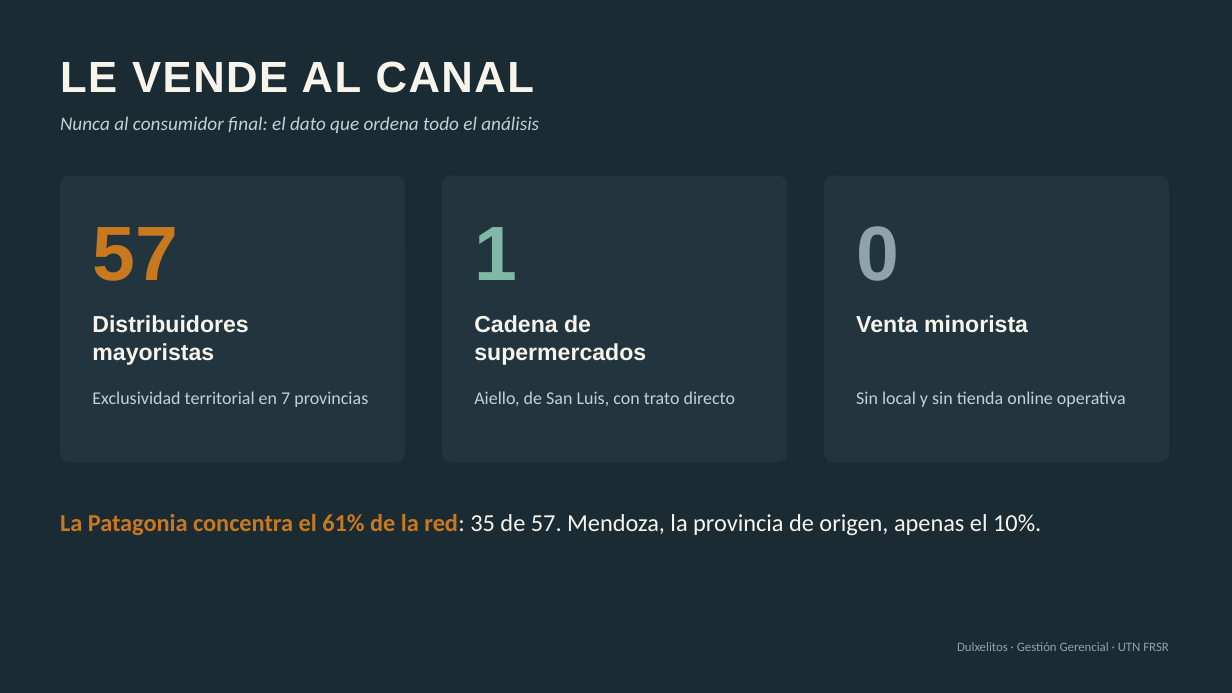
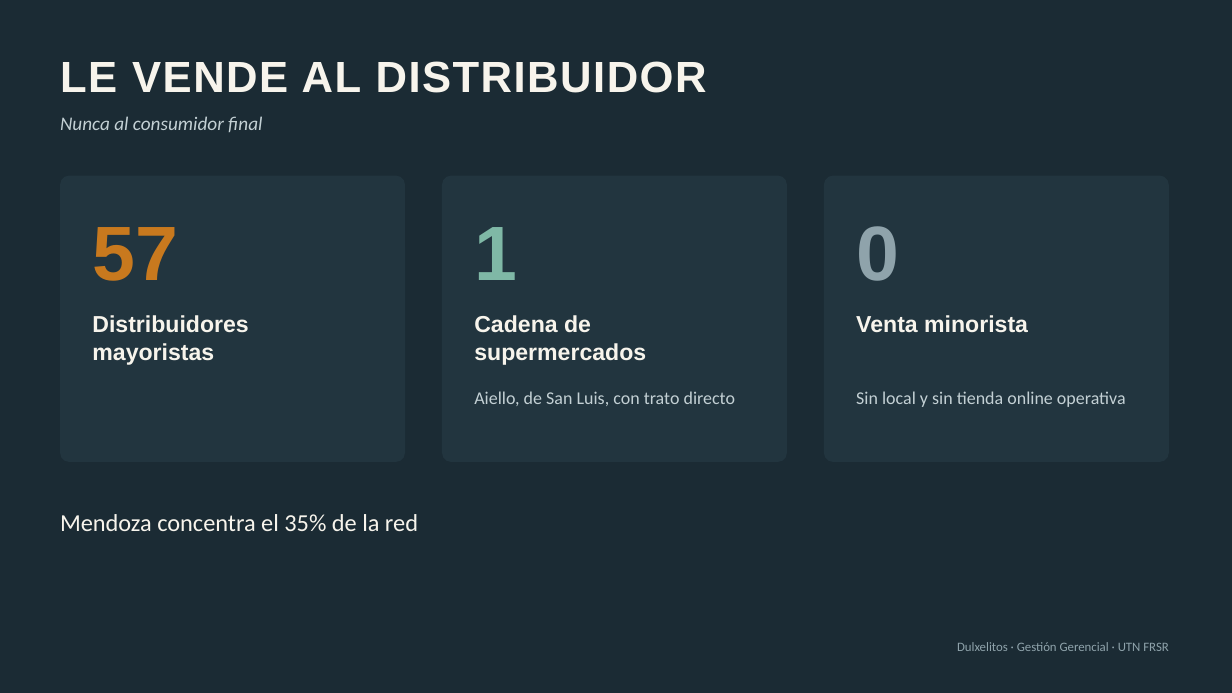
Before and after one commit to emisorato1/gestion-gerencial-2026, a slide deck: slide 3 of Material Campus/Proyecto Final/Proyecto/Entrega/Presentación TP Final Parte 1 - Dulxelitos.pptx. Drawn at 1232x693 pixels with LibreOffice and Linux fonts; fonts in the diff are those of the drawing. Boxes give left, top, right and bottom in pixels: in the first picture for what was removed or moved away, otherwise in the second. Text is boxed around its words. In the diff, an @@ line names an element or a change of style, - is before the commit and + after.

```diff
--- a/Material Campus/Proyecto Final/Proyecto/Entrega/Presentación TP Final Parte 1 - Dulxelitos.pptx
+++ b/Material Campus/Proyecto Final/Proyecto/Entrega/Presentación TP Final Parte 1 - Dulxelitos.pptx
@@ text at [60, 61, 707, 93]: text changed @@
-LE VENDE AL CANAL
+LE VENDE AL DISTRIBUIDOR
@@ text at [60, 116, 262, 132]: text changed @@
-Nunca al consumidor final: el dato que ordena todo el análisis
+Nunca al consumidor final
@@ text removed at [92, 391, 368, 407] @@
-Exclusividad territorial en 7 provincias
@@ text at [60, 514, 418, 531]: text changed @@
-La Patagonia concentra el 61% de la red: 35 de 57. Mendoza, la provincia de origen, apenas el 10%.
+Mendoza concentra el 35% de la red
```
Also in this commit, not shown: 6 other slides changed, 1 slide removed, 1 other file.
